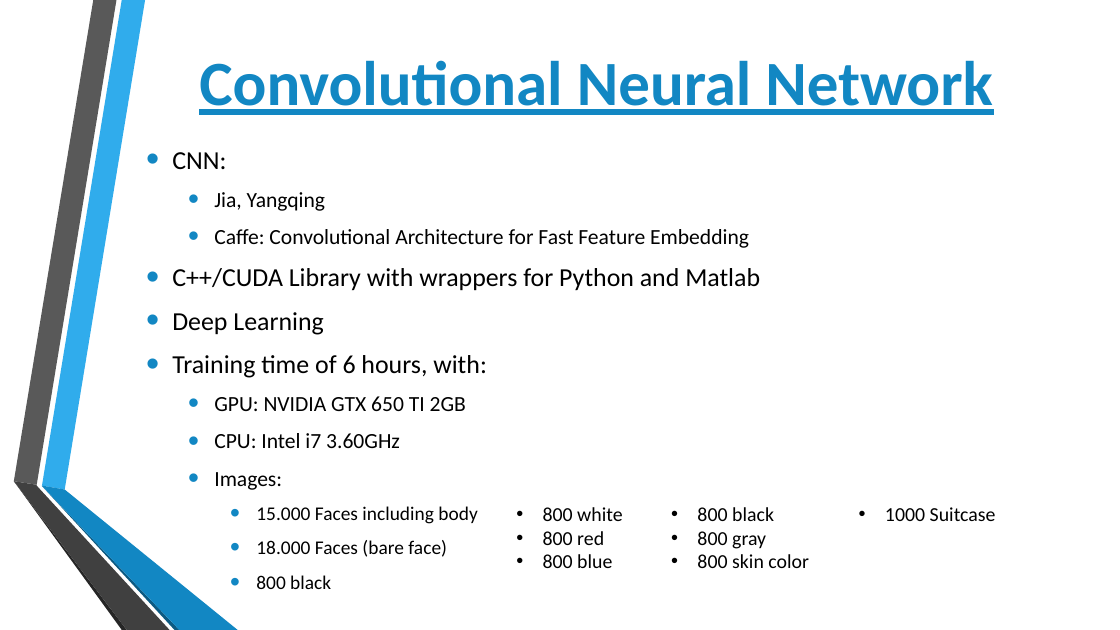
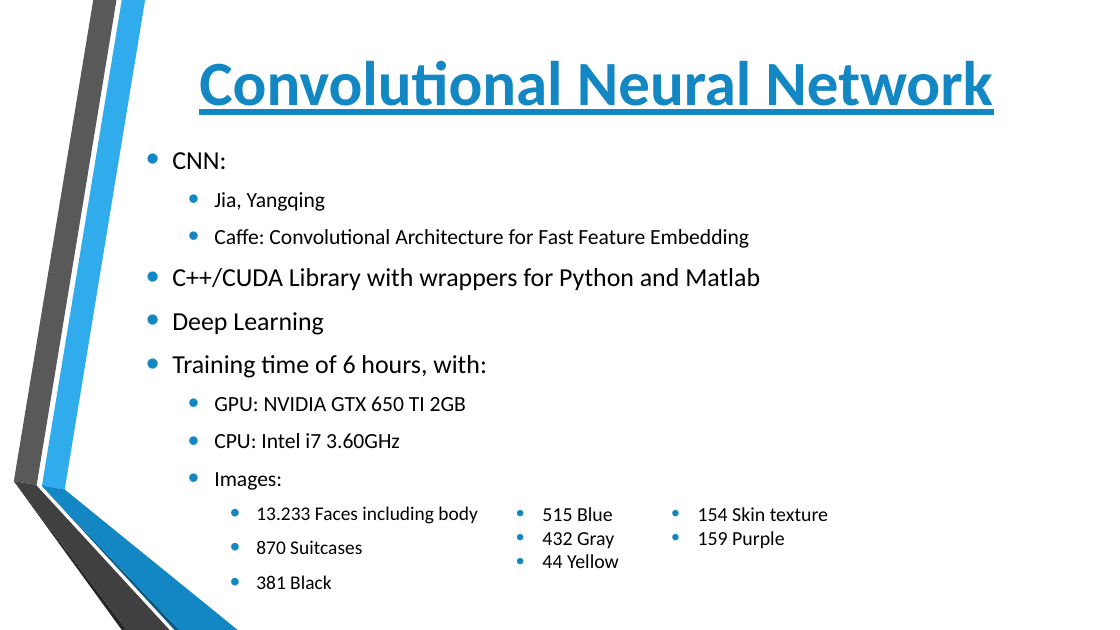
Before and after one commit to 4nc3str4l/VA_GiC, a slide deck: slide 5 of BSaOR.pptx. Drawn at 1120x630 pixels with LibreOffice and Linux fonts; fonts in the diff are those of the drawing; background and template pictures are left out. Boxes give left, top, right and bottom in pixels: in the first picture for what was removed or moved away, otherwise in the second. Text is boxed around its words. In the diff, an @@ line names an element or a change of style, - is before the commit and + after.

```diff
--- a/BSaOR.pptx
+++ b/BSaOR.pptx
@@ text at [256,506,477,589]: text changed @@
-    • 15.000 Faces including body
-    • 18.000 Faces (bare face)
-    • 800 black
+    • 13.233 Faces including body
+    • 870 Suitcases
+    • 381 Black
@@ text at [542,507,619,568]: text changed @@
-• 800 white
-• 800 red
-• 800 blue
+• 515 Blue
+• 432 Gray
+• 44 Yellow
@@ text at [698,507,828,549]: text changed @@
-• 800 black
-• 800 gray
-• 800 skin color
+• 154 Skin texture
+• 159 Purple
@@ text removed at [885,507,996,521] @@
-• 1000 Suitcase
```
Also in this commit, not shown: 3 other slides changed.
